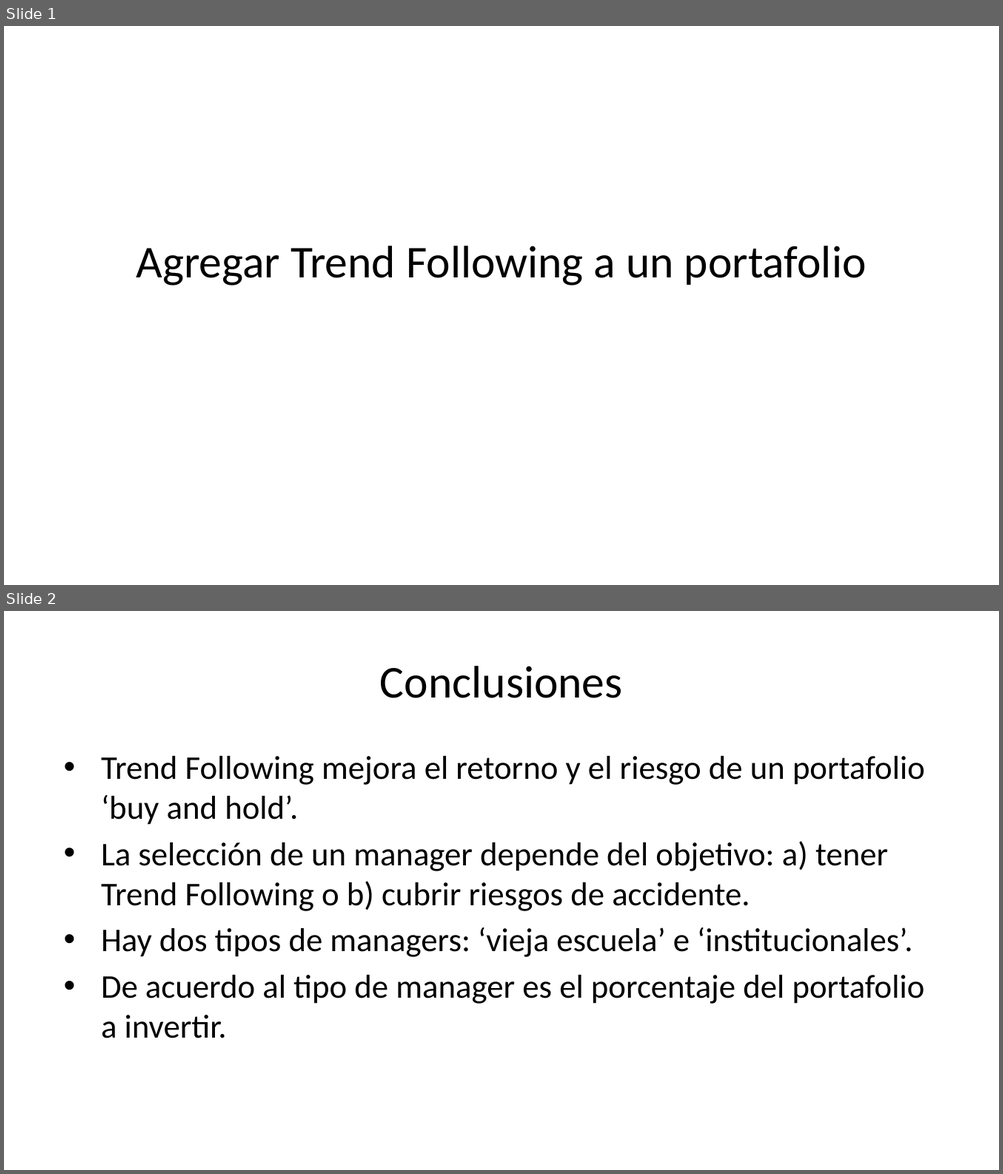
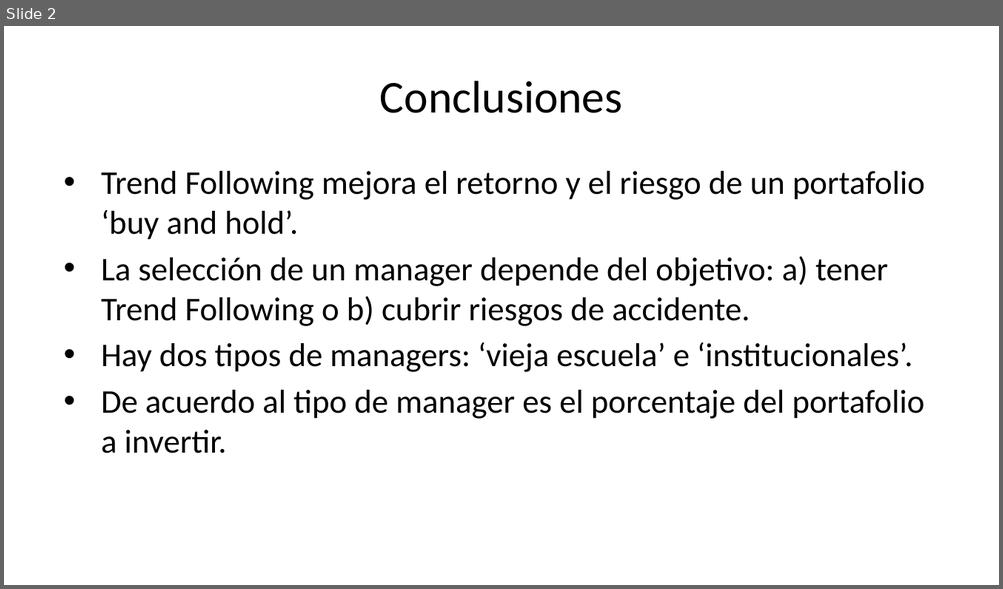
Before and after one commit to cordura21/Trading-bloque, a slide deck: presentations/powerpoint output.pptx. Shown one above the other, each under a label of ours: slides 1 and 2 before the commit, slide 2 after it. The pictures are 1003x1174 and 1003x589 pixels, drawn with LibreOffice and Linux fonts; fonts in the diff are those of the drawing. Boxes give left, top, right and bottom in pixels: in the first picture for what was removed or moved away, otherwise in the second. Text is boxed around its words. In the diff, an @@ line names an element or a change of style, - is before the commit and + after.

```diff
--- a/presentations/powerpoint output.pptx
+++ b/presentations/powerpoint output.pptx
@@ slide 1 removed at [4, 26, 999, 585], background #FFFFFF @@
@@ title removed at [136, 246, 866, 286] @@
-Agregar Trend Following a un portafolio
```
Also in this commit, not shown: 5 slides added, 3 other files.
